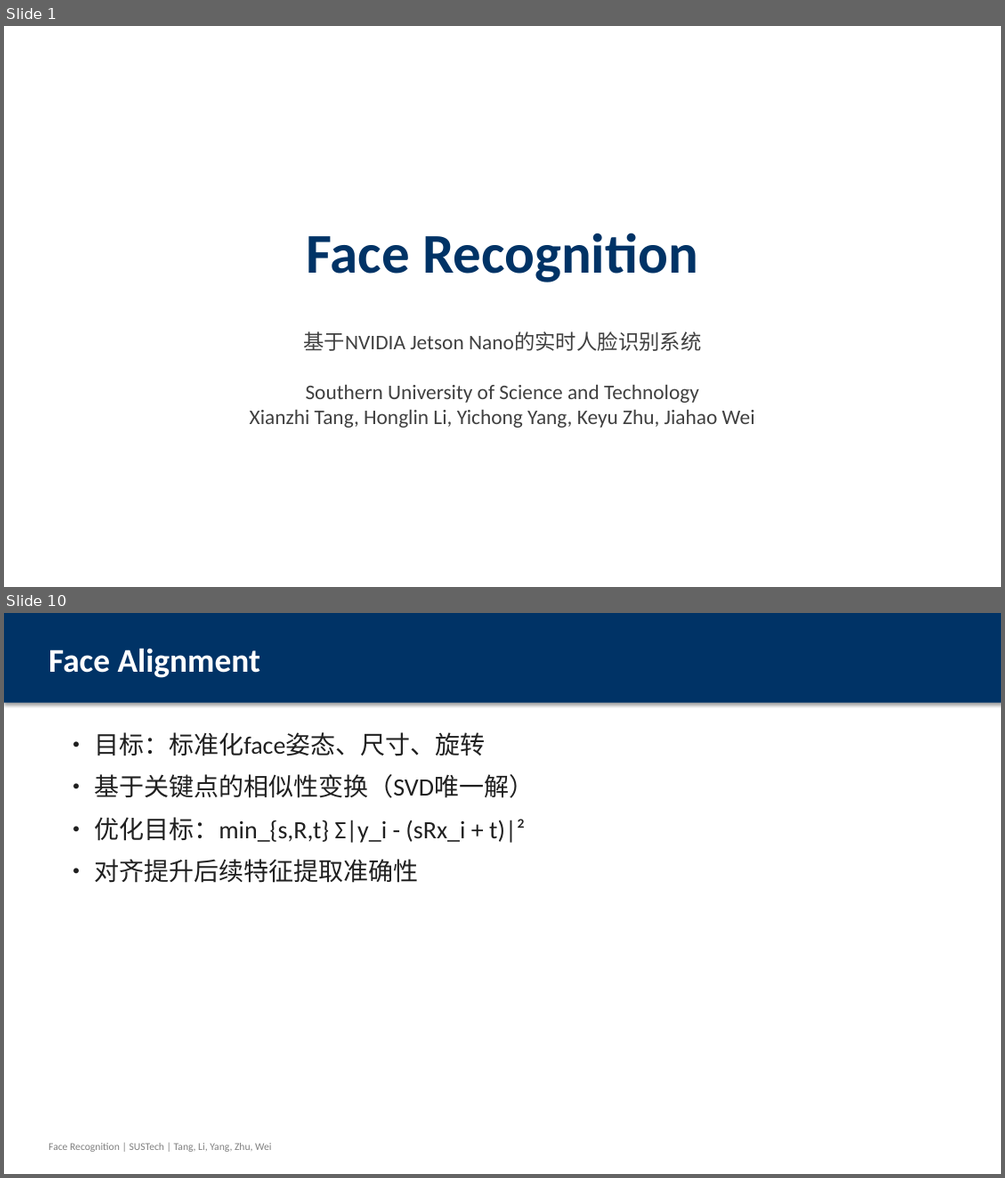
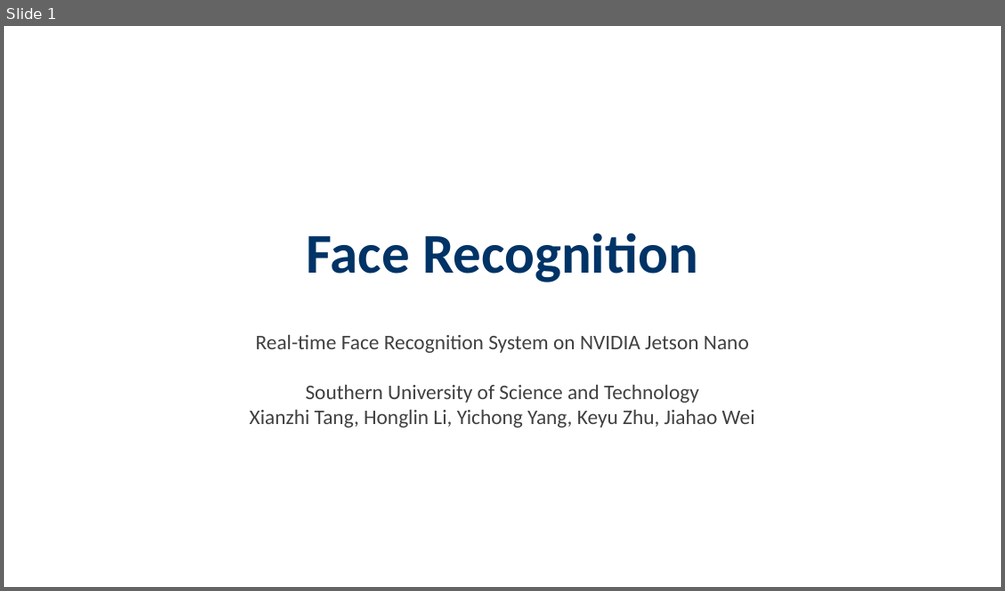
Before and after one commit to wuzhi456/Deep-learning-assignment3, a slide deck: Face_Recognition_Presentation.pptx. Shown one above the other, each under a label of ours: slides 1 and 10 before the commit, slide 1 after it; the slides between them are not shown. The pictures are 1005x1178 and 1005x591 pixels, drawn with LibreOffice and Linux fonts; fonts in the diff are those of the drawing. Boxes give left, top, right and bottom in pixels: in the first picture for what was removed or moved away, otherwise in the second. Text is boxed around its words. In the diff, an @@ line names an element or a change of style, - is before the commit and + after.

```diff
--- a/Face_Recognition_Presentation.pptx
+++ b/Face_Recognition_Presentation.pptx
@@ slide 10 removed at bbox=[4, 613, 1001, 1174], background #FFFFFF @@
@@ rectangle removed at bbox=[4, 613, 1001, 703] @@
@@ text removed at bbox=[48, 648, 260, 678] @@
-Face Alignment
@@ text removed at bbox=[94, 732, 534, 883] @@
-• 目标：标准化face姿态、尺寸、旋转
-• 基于关键点的相似性变换（SVD唯一解）
-• 优化目标：min_{s,R,t} Σ|y_i - (sRx_i + t)|²
-• 对齐提升后续特征提取准确性
@@ text removed at bbox=[48, 1143, 271, 1151] @@
-Face Recognition | SUSTech | Tang, Li, Yang, Zhu, Wei
@@ slide 1 changed as well @@
@@ text at bbox=[256, 335, 749, 353]: text changed @@
-基于NVIDIA Jetson Nano的实时人脸识别系统
+Real-time Face Recognition System on NVIDIA Jetson Nano
```
Also in this commit, not shown: 4 other slides changed, 16 slides added, 9 other slides removed.
